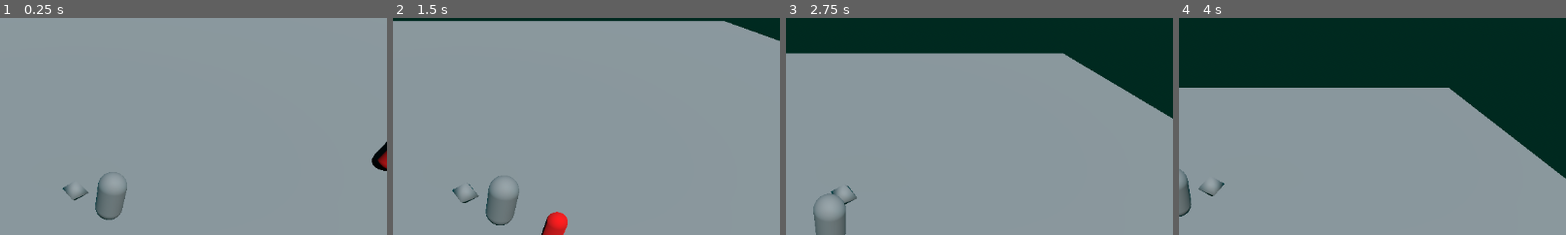
Above: before the commit, frames 1-4 (left to right).
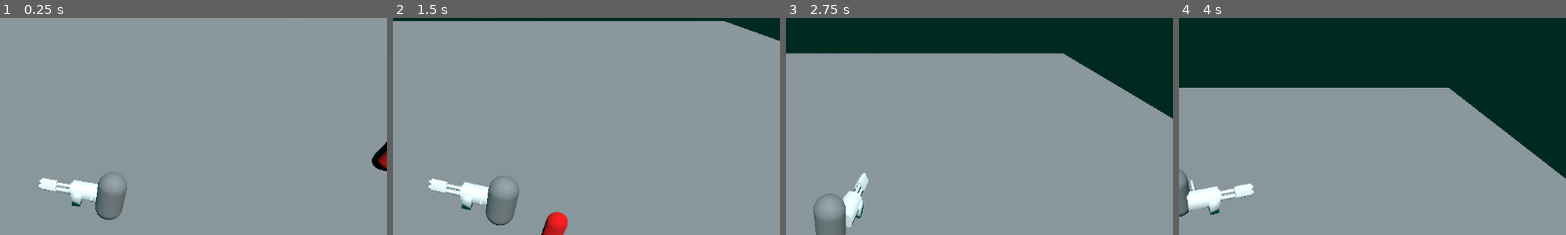
Above: after the commit, the same moments.

Repository: fossyman/SAWTOOTH_Uni
Game: Godot game, scene res://scenes/main.tscn
The game is run twice, just before and just after one commit, with the same random seed, the same clock (stepped at 60 frames per second) and the same inputs.
Inputs (mouse positions are % of the whole screen's width and height, from its top left):
- Up to frame 1 (0.25 s): no input
- Up to frame 2 (1.5 s): tap Enter (ui_accept) at 0.5, 0.77 s; move the mouse to (72, 45) at 0.52 s; press the mouse at (72, 45) at 0.53 s; hold D (move_right) 0.53-1.28 s; move the mouse to (30, 55) at 1.27 s; release the mouse at (30, 55) at 1.28 s; hold S (move_back) from 1.28 s (still down); click (30, 55) at 1.35 s
- Up to frame 3 (2.75 s): tap Enter (ui_accept) at 1.52 s; move the mouse to (60, 28) at 2.02 s; release S (move_back) at 2.03 s; press the mouse at (60, 28) at 2.03 s; hold D (move_right) from 2.03 s (still down)
- Up to frame 4 (4 s): move the mouse to (45, 70) at 2.77 s; release D (move_right) at 2.78 s; release the mouse at (45, 70) at 2.78 s; hold W (move_forward) 2.78-3.53 s; click (45, 70) at 2.85 s; tap Enter (ui_accept) at 3.02, 3.77 s; move the mouse to (80, 65) at 3.52 s; press the mouse at (80, 65) at 3.53 s; hold A (move_left) from 3.53 s (still down)
The pictures show only the part of the screen within x 43-92%, y 7-57%; the shares and areas given below are measured in that part.

The runs differ from the first frame. In frame 1, 1.0% of the frame differs, in the area x 9-26%, y 73-88%; in frame 2, 1.1%; in frame 3, 0.9%; in frame 4, 1.3%, in the area x 2-20%, y 74-92%.

Commit message:
Added Minigun Model

Diff:
--- a/project.godot
+++ b/project.godot
@@ -22,6 +22,10 @@
 [dotnet]
 
 project/assembly_name="SAWTOOTH_Godot"
+
+[filesystem]
+
+import/fbx/enabled=false
 
 [input]
 
--- a/scenes/ROOT_gameplay.tscn
+++ b/scenes/ROOT_gameplay.tscn
@@ -1,6 +1,7 @@
-[gd_scene load_steps=12 format=3 uid="uid://b8cxecvk7546r"]
+[gd_scene load_steps=13 format=3 uid="uid://b8cxecvk7546r"]
 
 [ext_resource type="PackedScene" uid="uid://cbvykmjuwvs2b" path="res://scenes/SCN_Player.tscn" id="1_gnqm2"]
+[ext_resource type="PackedScene" uid="uid://byhaiysu0fqvk" path="res://assets/Models/Minigun.glb" id="2_a7g22"]
 [ext_resource type="PackedScene" uid="uid://bmkd5n53iosgb" path="res://scenes/EnemyBase.tscn" id="2_g555f"]
 [ext_resource type="Script" path="res://src/SCR_CameraManager.gd" id="2_y5f1m"]
 [ext_resource type="Script" path="res://src/SCR_InventoryManager.gd" id="3_q5vs4"]
@@ -55,6 +56,9 @@
 [node name="Player" parent="Node" instance=ExtResource("1_gnqm2")]
 unique_name_in_owner = true
 
+[node name="Minigun" parent="Node/Player/Mesh" index="4" instance=ExtResource("2_a7g22")]
+transform = Transform3D(1, 0, 0, 0, 1, 0, 0, 0, 1, 0.316674, 0.772932, -0.889722)
+
 [node name="SubViewportContainer" type="SubViewportContainer" parent="Node"]
 anchors_preset = 15
 anchor_right = 1.0
--- a/scenes/SCN_Player.tscn
+++ b/scenes/SCN_Player.tscn
@@ -31,6 +31,7 @@
 
 [node name="MeshInstance3D2" type="MeshInstance3D" parent="Mesh"]
 transform = Transform3D(1, 0, 0, 0, 1, 0, 0, 0, 1, 0, 1, -1.3)
+visible = false
 mesh = SubResource("SphereMesh_6da00")
 
 [node name="CameraOffsetNode" type="Node3D" parent="Mesh"]
Binary file added: assets/Models/Minigun.fbx
Binary file added: assets/Models/Minigun.glb
Not shown, added: assets/Models/Minigun.glb.import
Not shown, added: assets/Models/Minigun.blend
Not shown, added: assets/Models/Minigun.blend1
